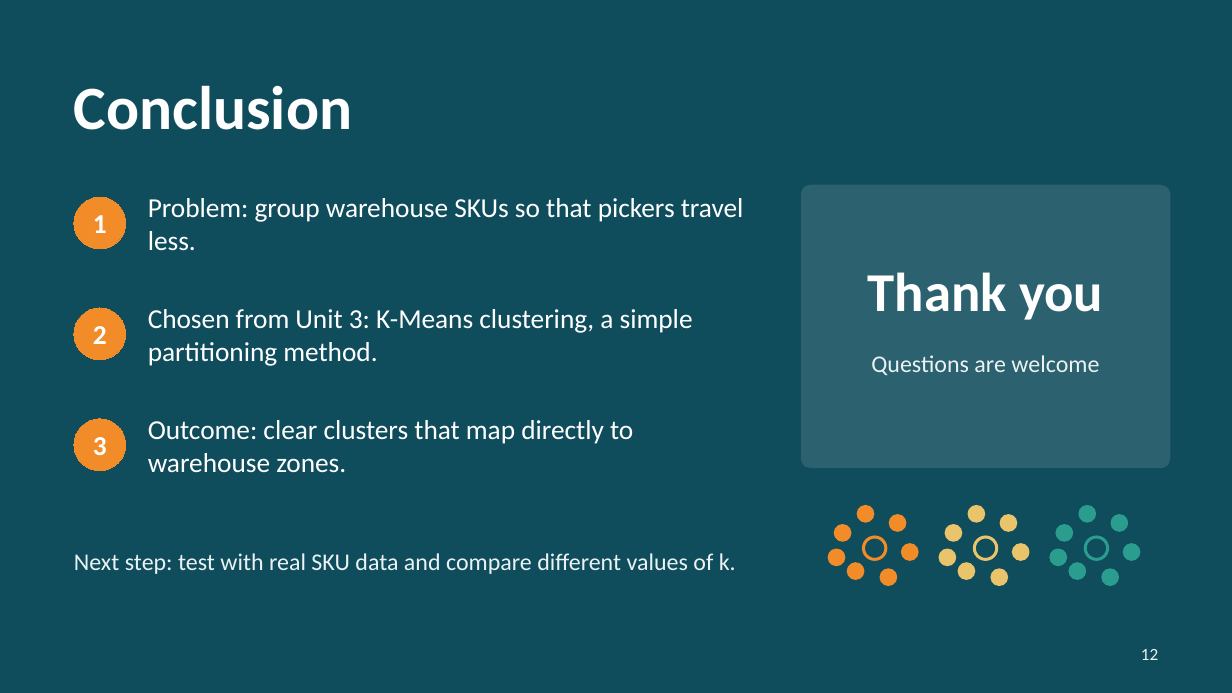
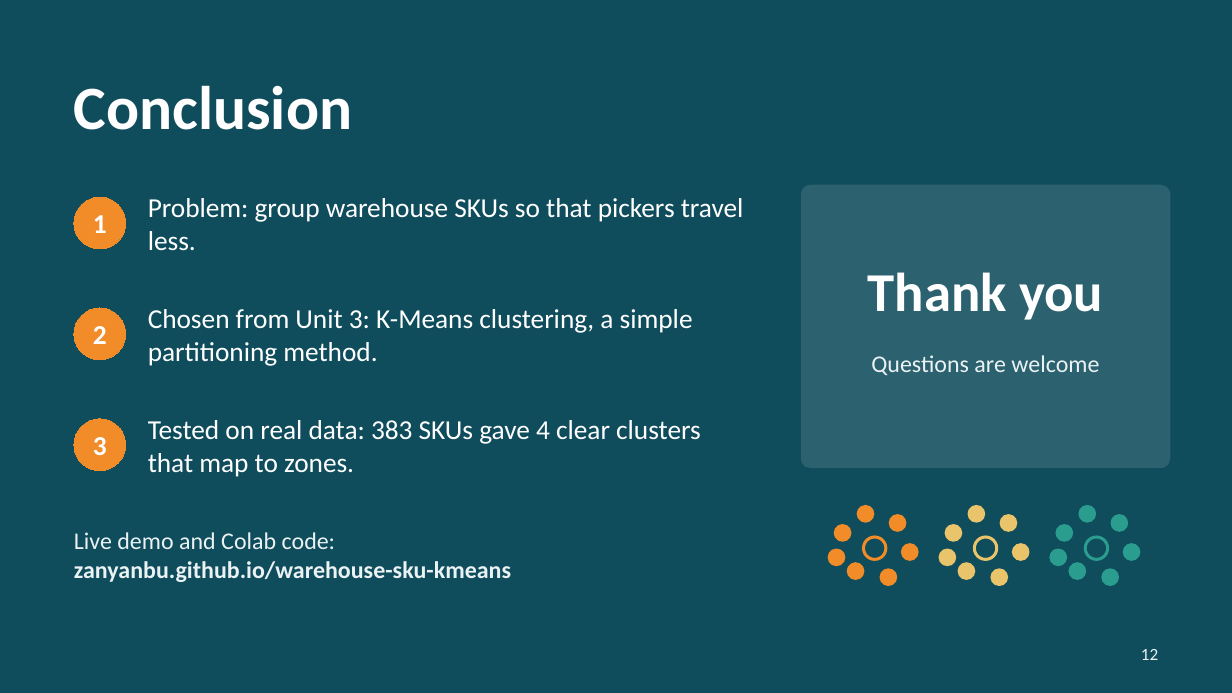
Before and after one commit to ZANYANBU/warehouse-sku-kmeans, a slide deck: slide 12 of slides/kmeans-sku-clustering.pptx. Drawn at 1232x693 pixels with LibreOffice and Linux fonts; fonts in the diff are those of the drawing. Boxes give left, top, right and bottom in pixels: in the first picture for what was removed or moved away, otherwise in the second. Text is boxed around its words. In the diff, an @@ line names an element or a change of style, - is before the commit and + after.

Commit message:
Tested on real data: Olist's public orders, a Colab notebook, and the results in the slides and on the page
The notebook reads the Brazilian E-Commerce Public Dataset by Olist straight
from GitHub (99,441 orders, 2016 to 2018), builds four numbers for the 383
products ordered at least 30 times (orders, season index, volume, weight),
scales them and runs K-Means. The elbow bends at k = 4 and the clusters read
as fast movers, bulky / heavy, seasonal and regular small items.

Slides 8 to 12 now show the real table, the real elbow curve and the real
clusters. The page has a Tested on real data section with a Colab button, the
dataset link and the cluster table; the interactive demo below it still uses
example data and says so. The walking figure stays a simple model.

The dataset has no handling field, so weight stands in for handling needs.

```diff
--- a/slides/kmeans-sku-clustering.pptx
+++ b/slides/kmeans-sku-clustering.pptx
@@ text at (x1=148, y1=420, x2=701, y2=477): text changed @@
-Outcome: clear clusters that map directly to warehouse zones.
+Tested on real data: 383 SKUs gave 4 clear clusters that map to zones.
@@ text at (x1=74, y1=532, x2=511, y2=582): text changed; bold on @@
-Next step: test with real SKU data and compare different values of k.
+Live demo and Colab code:
+zanyanbu.github.io/warehouse-sku-kmeans
```
Also in this commit, not shown: 4 other slides changed, 7 other files.
